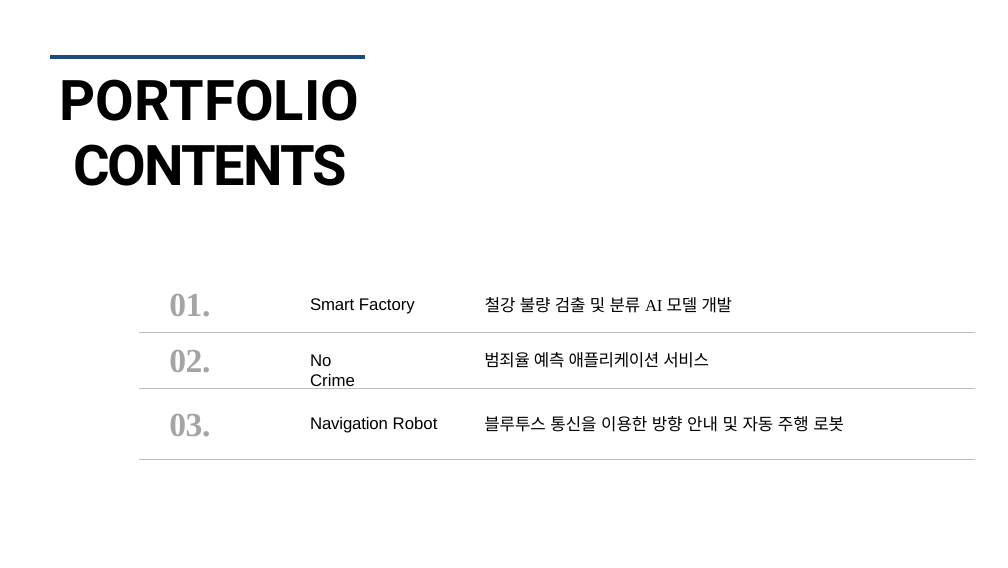
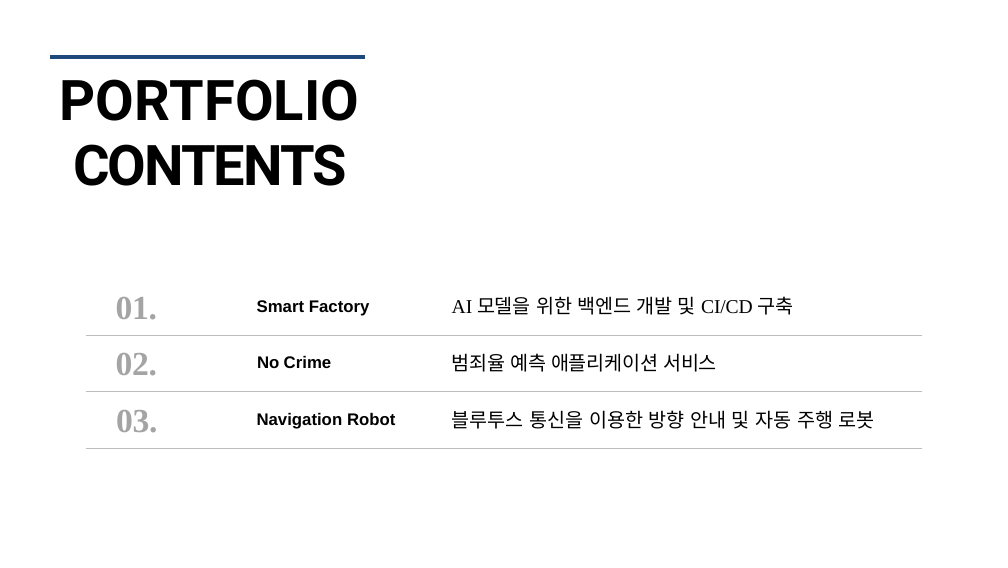
Before and after one commit to June222/June222.github.io, a slide deck: slide 3 of .resume_portfolio/porfolio_kangjunwoo-010-5495-4551-클라우드용.pptx. Drawn at 1008x568 pixels with LibreOffice and Linux fonts; fonts in the diff are those of the drawing. Boxes give left, top, right and bottom in pixels: in the first picture for what was removed or moved away, otherwise in the second. Text is boxed around its words. In the diff, an @@ line names an element or a change of style, - is before the commit and + after.

Commit message:
목차 변경
CI/CD 및 백엔드에 초점

```diff
--- a/.resume_portfolio/porfolio_kangjunwoo-010-5495-4551-클라우드용.pptx
+++ b/.resume_portfolio/porfolio_kangjunwoo-010-5495-4551-클라우드용.pptx
@@ text "Smart Factory" moved from (x1=310, y1=298, x2=415, y2=314) to (x1=257, y1=300, x2=370, y2=316) @@
@@ text "Smart Factory" at (x1=257, y1=300, x2=370, y2=316): letter spacing -0.1 to 0 pt in "Smart"; bold on @@
@@ text at (x1=452, y1=296, x2=794, y2=315): text changed; size 12 to 14 pt @@
-철강 불량 검출 및 분류 AI 모델 개발
+AI 모델을 위한 백엔드 개발 및 CI/CD 구축
@@ text "02." moved from (x1=169, y1=350, x2=210, y2=372) to (x1=116, y1=353, x2=157, y2=375) @@
@@ text "02." at (x1=116, y1=353, x2=157, y2=375): letter spacing -0.3 to -0.2 pt @@
@@ text "No Crime" moved from (x1=310, y1=354, x2=355, y2=389) to (x1=257, y1=355, x2=332, y2=368) @@
@@ text "No Crime" at (x1=257, y1=355, x2=332, y2=368): letter spacing -0.3 to -0.2 pt in "No"; letter spacing -0.2 to -0.1 pt, letter spacing -0.7 to -0.6 pt, letter spacing -0.8 to -0.7 pt in "Crime"; bold on @@
@@ text "범죄율 예측 애플리케이션 서비스" moved from (x1=484, y1=352, x2=709, y2=368) to (x1=452, y1=353, x2=717, y2=372) @@
@@ text "범죄율 예측 애플리케이션 서비스" at (x1=452, y1=353, x2=717, y2=372): size 12 to 14 pt @@
@@ 2 freeform shapes, 1 text moved together from (x1=139, y1=294, x2=976, y2=388) to (x1=86, y1=297, x2=922, y2=391) @@
@@ text "03." moved from (x1=169, y1=414, x2=210, y2=436) to (x1=116, y1=410, x2=157, y2=432) @@
@@ text "Navigation Robot" moved from (x1=310, y1=416, x2=438, y2=433) to (x1=257, y1=412, x2=395, y2=429) @@
@@ text "Navigation Robot" at (x1=257, y1=412, x2=395, y2=429): letter spacing -0.1 to 0 pt in "Navigation"; bold on @@
@@ text "블루투스 통신을 이용한 방향 안내 ..." moved from (x1=484, y1=416, x2=844, y2=432) to (x1=452, y1=410, x2=875, y2=429) @@
@@ text "블루투스 통신을 이용한 방향 안내 ..." at (x1=452, y1=410, x2=875, y2=429): size 12 to 14 pt, letter spacing -0.1 to 0 pt @@
@@ outline #BDBDBD 0.72 pt to #BDBDBD 0.7 pt in 3 elements at (x1=86, y1=336, x2=922, y2=336), (x1=86, y1=391, x2=922, y2=391), (x1=86, y1=449, x2=922, y2=449) @@
@@ freeform shape moved from (x1=139, y1=459, x2=976, y2=459) to (x1=86, y1=449, x2=922, y2=449) @@
```
Also in this commit, not shown: 1 other slide changed.
